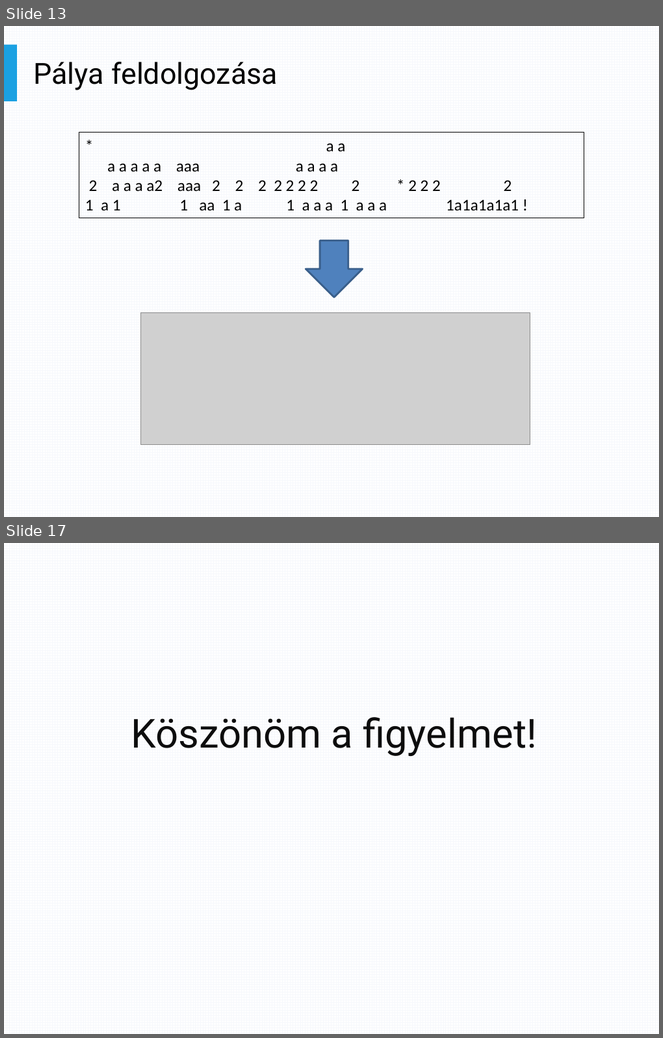
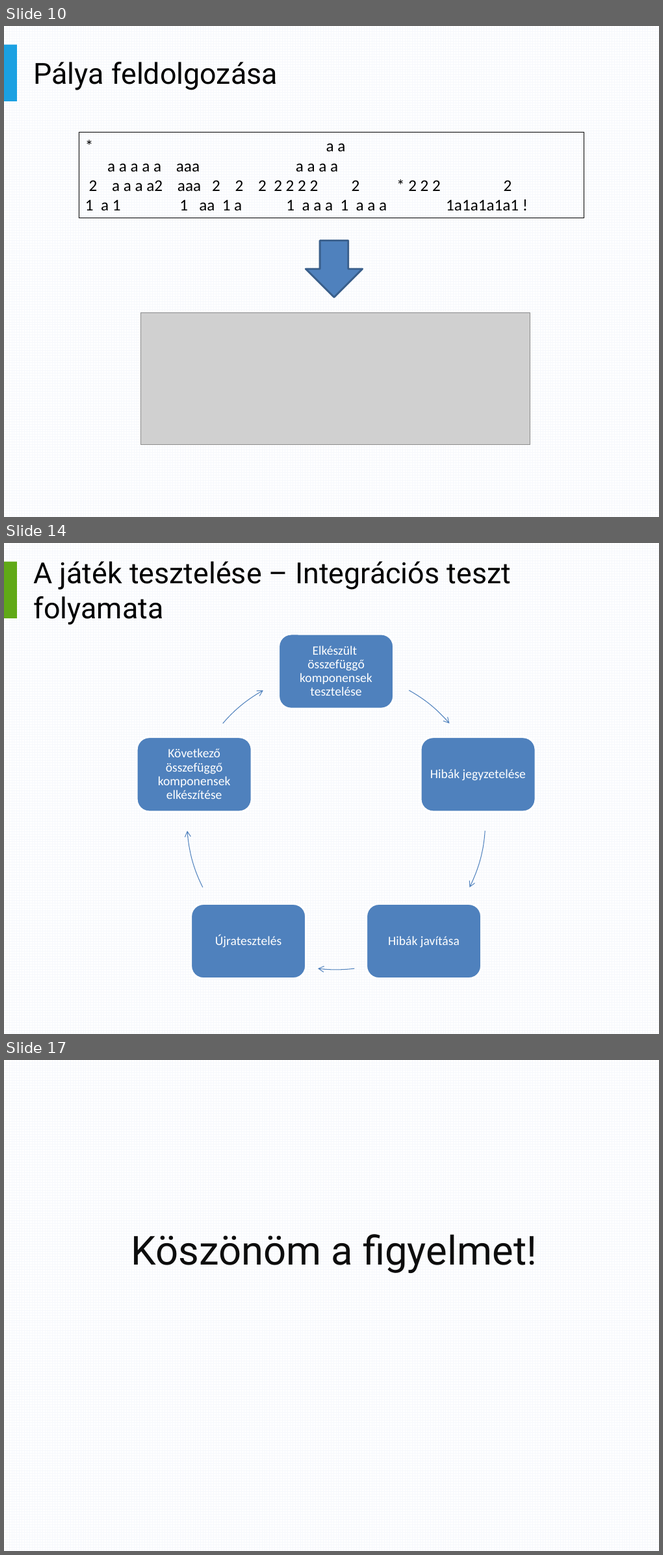
Before and after one commit to trnktms/ScarFly, a slide deck: ScarFly/Docs/Presentation.pptx. Shown one above the other, each under a label of ours: slides 13 and 17 before the commit, slides 10, 14 and 17 after it; the slides between them are not shown. The pictures are 663x1038 and 663x1555 pixels, drawn with LibreOffice and Linux fonts; fonts in the diff are those of the drawing; grey boxes stand for pictures. Boxes give left, top, right and bottom in pixels: in the first picture for what was removed or moved away, otherwise in the second. Text is boxed around its words. In the diff, an @@ line names an element or a change of style, - is before the commit and + after.

```diff
--- a/ScarFly/Docs/Presentation.pptx
+++ b/ScarFly/Docs/Presentation.pptx
@@ slide 14 added at (x1=4, y1=543, x2=659, y2=1034), background pattern #F6F8FC on #FFFFFF @@
@@ rectangle added at (x1=4, y1=562, x2=17, y2=619), fill #60A917 @@
@@ title added at (x1=34, y1=561, x2=511, y2=625), 32 pt, text #000000 @@
+A játék tesztelése – Integrációs teszt folyamata
@@ group added at (x1=137, y1=634, x2=535, y2=979): 5 rounded rectangles, 5 texts, 5 freeform shapes @@
+Elkészült összefüggő komponensek tesztelése
+Hibák jegyzetelése
+Hibák javítása
+Újratesztelés
+Következő összefüggő komponensek elkészítése
@@ what was slide 13 is now slide 10 @@
```
Also in this commit, not shown: 8 slides changed, 2 other slides added, 3 slides removed.
